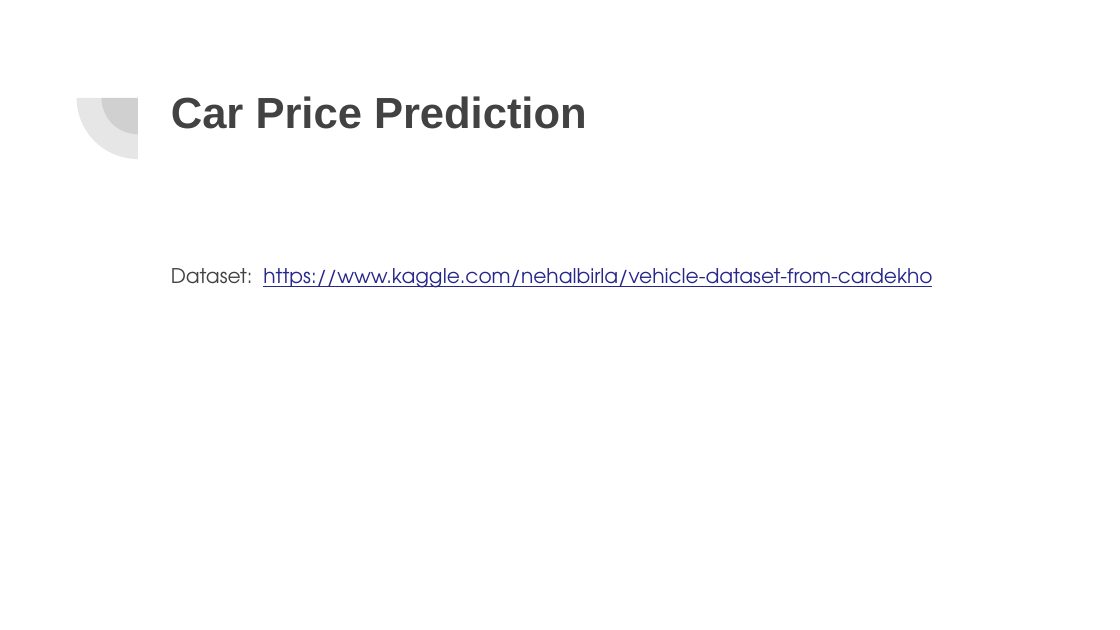
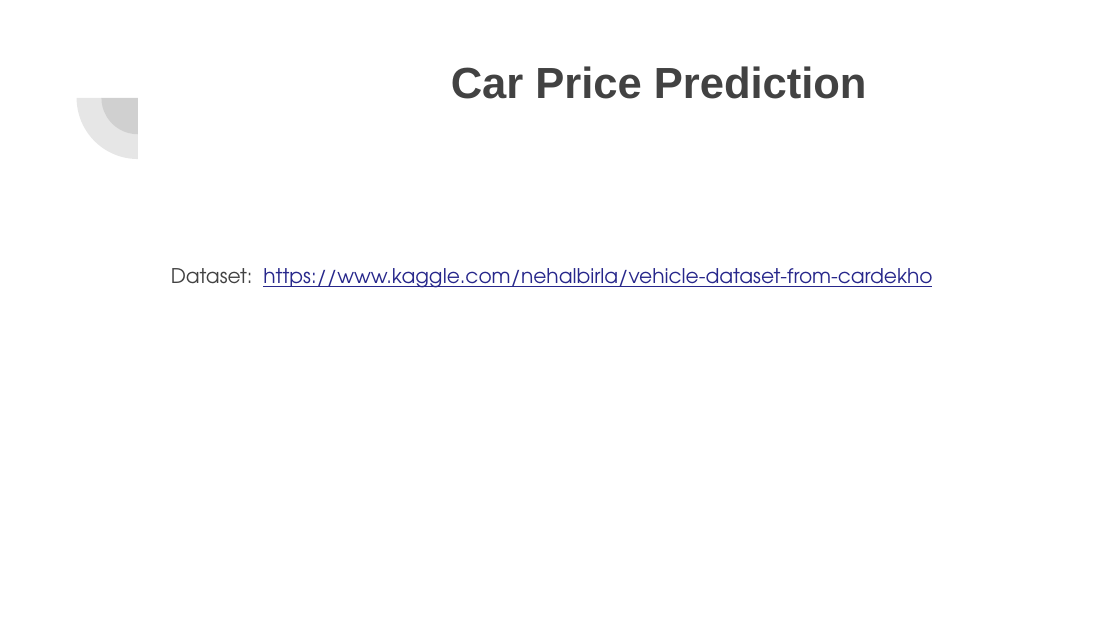
Before and after one commit to shpatgashi/machine_learning_experiments, a slide deck: slide 14 of Machine Learning.pptx. Drawn at 1120x630 pixels with LibreOffice and Linux fonts; fonts in the diff are those of the drawing. Boxes give left, top, right and bottom in pixels: in the first picture for what was removed or moved away, otherwise in the second. Text is boxed around its words. In the diff, an @@ line names an element or a change of style, - is before the commit and + after.

```diff
--- a/Machine Learning.pptx
+++ b/Machine Learning.pptx
@@ title "Car Price Prediction": place and size @@
-title "Car Price Prediction" at [171,96,587,129]
+title "Car Price Prediction" at [451,66,867,99]
```
Also in this commit, not shown: 12 other slides changed, 20 slides added, 15 slides removed.
